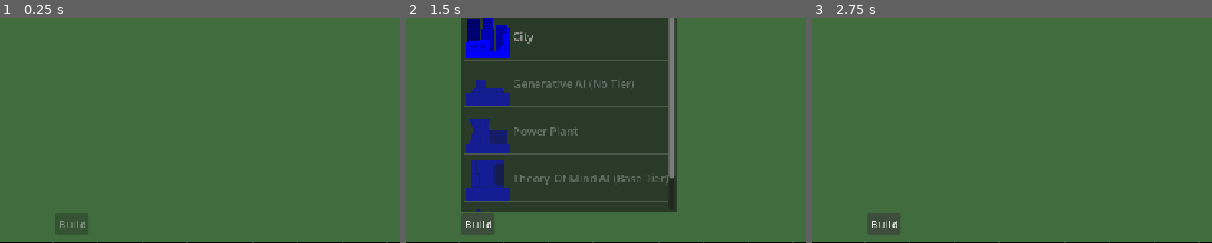
Above: before the commit, frames 1-3 (left to right).
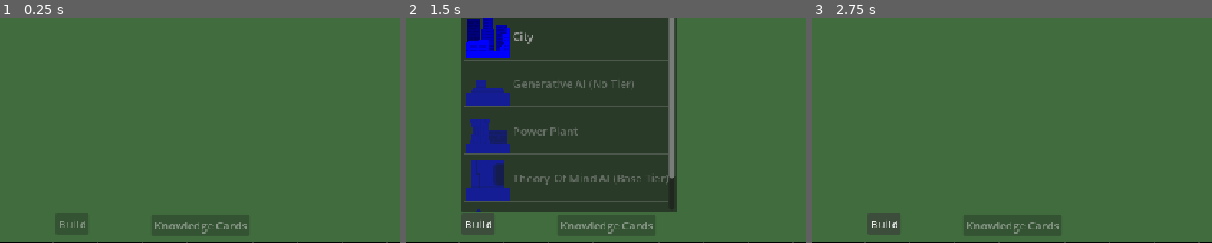
Above: after the commit, the same moments.

Repository: CarlinoCalogero/architect-of-intelligence-board-game
Game: Godot game, scene res://levels/board.tscn
Two runs of this game, one before a commit and one after it. Both use one fixed random seed, a clock stepped at 60 frames per second and the inputs below.
Inputs (mouse positions are % of the whole screen's width and height, from its top left):
- Up to frame 1 (0.25 s): no input
- Up to frame 2 (1.5 s): tap Enter at 0.5 s; move the mouse to (72, 45) at 0.52 s; press the mouse at (72, 45) at 0.53 s; release the mouse at (72, 45) at 1.25 s; click "Build" at 1.25 s
- Up to frame 3 (2.75 s): click "Build" at 2 s
The pictures show only the part of the screen within x 35-85%, y 49-99%; the shares and areas given below are measured in that part.

The runs differ from the first frame. In frame 1, 2.0% of the frame differs, in the area x 38-63%, y 87-97%; in frame 2, 2.0%; in frame 3, 2.0%.

Commit message:
+ùutility visibility refactor

Diff:
--- a/managers/game_manager.gd
+++ b/managers/game_manager.gd
@@ -1,8 +1,7 @@
 extends Node
 
 signal player_changed(new_player_index: int, player_color: PlayerColorResource)
-signal local_player_turn_started
-signal local_player_turn_ended
+signal set_build_utility_disabled_requested(is_disabled: bool)
 signal buidable_structure_disabled(structure_keys: Array[String])
 signal game_resource_changed(game_resource: GameResource, new_value: float)
 signal build_structure_requested(player_index: int, structure_type: StructureResource)
@@ -10,8 +9,9 @@
 signal push_notification_requested(message: String, display_time: float)
 signal hidden_dice_roll_requested(number_of_dice: int)
 signal knowledge_card_changed
-signal toggle_knowledge_card_utility_requested(is_visible: bool)
-signal set_close_button_disabled_requested(is_disabled: bool)
+signal toggle_knowledge_card_desk_requested(is_visible: bool)
+signal set_knowledge_card_desk_close_button_disabled_requested(is_disabled: bool)
+signal set_ui_button_disabled_requested(is_disabled: bool)
 
 @onready var cpu_player_wait_timer: Timer = $CPUPlayerWaitTimer
 @onready var cpu_player_manager: CPUPlayerManager = $CPUPlayerManager
@@ -98,6 +98,9 @@
 func get_current_player_knowledge_cards() -> Array[KnowledgeCardResource]:
 	return game_state_manager.get_player_knowledge_cards(current_player_index)
 
+func get_current_player_built_structure() -> Dictionary[String, Array]:
+	return game_state_manager.get_player_built_structures(current_player_index)
+
 func update_current_player_resource(game_resource: GameResource, value: float) -> void:
 	game_state_manager.update_player_resource(current_player_index, game_resource, value)
 
@@ -197,8 +200,8 @@
 			var is_local_player: bool = current_player_index == local_player_index
 
 			if is_local_player:
-					emit_signal("toggle_knowledge_card_utility_requested", true)
-					emit_signal("set_close_button_disabled_requested", true)
+					emit_signal("toggle_knowledge_card_desk_requested", true)
+					emit_signal("set_knowledge_card_desk_close_button_disabled_requested", true)
 
 			for index in range(max_number_of_knowledge_cards):
 				if is_local_player:
@@ -213,7 +216,7 @@
 				draw_random_knowledge_card()
 
 			if is_local_player:
-				emit_signal("set_close_button_disabled_requested", false)
+				emit_signal("set_knowledge_card_desk_close_button_disabled_requested", false)
 			else:
 				var is_last_player: bool = current_player_index == (game_state_manager.get_number_of_players() - 1)
 				if is_last_player:
@@ -246,7 +249,7 @@
 	if current_player_index == local_player_index:
 		print("Waiting for local player to build a [", text_log, "]...")
 		emit_signal("buidable_structure_disabled", whitelisted_structures)
-		emit_signal("local_player_turn_started")
+		emit_signal("set_build_utility_disabled_requested", false)
 	else:
 		print("[", get_current_player_color().name, "] is placing a  [", text_log, "], please wait...")
 		cpu_player_manager.cpu_player_builds_structure(current_player_index, cpu_player_structure_resource_to_be_built)
@@ -287,7 +290,7 @@
 
 func _on_structure_built_next_setup_turn_phase(next_phase: SetupTurnPhaseSubphases):
 	if current_player_index == local_player_index:
-		emit_signal("local_player_turn_ended")
+		emit_signal("set_build_utility_disabled_requested", true)
 	elif current_player_index == game_state_manager.get_number_of_players() - 1:
 		current_setup_turn_phase_subphases = next_phase
 	_setup_turn_phase()
@@ -335,7 +338,7 @@
 func _on_cpu_player_manager_roll_dice_requested(_player_index: int, dice_amount: int) -> void:
 	emit_signal("hidden_dice_roll_requested", dice_amount)
 
-func on_knowledge_card_utility_closed():
+func on_knowledge_card_desk_closed():
 	if current_state == GamePhase.SETUP_TURN:
 		match current_setup_turn_phase_subphases:
 			SetupTurnPhaseSubphases.KNOWLEDGE_CARDS_DRAW:
--- a/managers/game_manager.tscn
+++ b/managers/game_manager.tscn
@@ -2,6 +2,7 @@
 
 [ext_resource type="Script" uid="uid://dntsyfwpldtvd" path="res://managers/game_manager.gd" id="1_atyjh"]
 [ext_resource type="PackedScene" uid="uid://bgtuaal65u53c" path="res://managers/cpu_player_manager.tscn" id="2_8647g"]
+[ext_resource type="PackedScene" uid="uid://cyqdrtaoegabj" path="res://managers/turn_manager.tscn" id="3_n15wl"]
 
 [node name="GameManager" type="Node" unique_id=248288835]
 script = ExtResource("1_atyjh")
@@ -10,5 +11,7 @@
 
 [node name="CPUPlayerManager" parent="." unique_id=66729122 instance=ExtResource("2_8647g")]
 
+[node name="TurnManager" parent="." unique_id=1209846075 instance=ExtResource("3_n15wl")]
+
 [connection signal="build_structure_requested" from="CPUPlayerManager" to="." method="_on_cpu_player_manager_build_structure_requested"]
 [connection signal="roll_dice_requested" from="CPUPlayerManager" to="." method="_on_cpu_player_manager_roll_dice_requested"]
--- a/managers/player_state_manager.gd
+++ b/managers/player_state_manager.gd
@@ -3,7 +3,7 @@
 
 var player_color: PlayerColorResource
 var player_resources: Dictionary[String, float]
-var built_structures: Dictionary[String, Array] = {}
+var built_structures: Dictionary[String, Array] = {} # Dictionary[String, Array[BuiltData]
 var knowledge_cards: Array[KnowledgeCardResource]
 
 var last_built_structure_type: StructureResource
--- /dev/null
+++ b/managers/turn_manager.gd
@@ -0,0 +1,15 @@
+class_name TurnManager
+extends Node
+
+enum TurnPhase {
+	IDLE,
+	HARVEST_RESOURCES
+}
+
+var current_turn_phase: TurnPhase = TurnPhase.IDLE
+
+func start_game_session():
+	_change_phase(TurnPhase.HARVEST_RESOURCES)
+
+func _change_phase(new_phase: TurnPhase) -> void:
+	pass
--- /dev/null
+++ b/managers/turn_manager.tscn
@@ -0,0 +1,6 @@
+[gd_scene format=3 uid="uid://cyqdrtaoegabj"]
+
+[ext_resource type="Script" uid="uid://lhnopq43tovl" path="res://managers/turn_manager.gd" id="1_7ss4c"]
+
+[node name="TurnManager" type="Node" unique_id=1209846075]
+script = ExtResource("1_7ss4c")
--- a/system/build_utility.gd
+++ b/system/build_utility.gd
@@ -14,15 +14,15 @@
 	assert(grid_placememt_system, "No active placement system")
 
 	GameManager.player_changed.connect(_on_player_changed)
-	GameManager.local_player_turn_started.connect(_on_local_player_turn_started)
-	GameManager.local_player_turn_ended.connect(_on_local_player_turn_ended)
+	GameManager.set_build_utility_disabled_requested.connect(_on_set_build_utility_disabled_requested)
 	GameManager.buidable_structure_disabled.connect(_on_buidable_structure_disabled)
 	GameManager.build_structure_requested.connect(_on_build_structure_requested)
+	GameManager.set_ui_button_disabled_requested.connect(_on_set_ui_button_disabled_requested)
 
 	grid_placememt_system.structure_built.connect(_on_structure_built)
 
 	_populate_item_list()
-	_on_local_player_turn_ended()
+	_set_utility_disabled(true)
 
 # -- UTILITY
 
@@ -45,8 +45,8 @@
 	for i in range(item_list.item_count):
 		item_list.set_item_icon_modulate(i, current_building_color)
 
-func toggle_structures_item_list():
-	item_list.visible = not item_list.visible
+func _toggle_structures_item_list(is_next_visible: bool):
+	item_list.visible = is_next_visible
 
 func set_buildable_structure_subset(structure_keys: Array[String]):
 	for available_structure_key in current_buildable_structures:
@@ -55,8 +55,14 @@
 func _reset():
 	last_built_item_index = -1
 
+func _set_utility_disabled(is_disabled: bool):
+	# Only close if we need to disable, if we enable do not show it
+	if is_disabled:
+		_toggle_structures_item_list(not is_disabled)
+	button.disabled = is_disabled
+
 func _on_button_pressed() -> void:
-	toggle_structures_item_list()
+	_toggle_structures_item_list(not item_list.visible)
 
 func _on_item_list_item_clicked(index: int, _at_position: Vector2, _mouse_button_index: int) -> void:
 	last_built_item_index = index
@@ -87,13 +93,6 @@
 	grid_placememt_system.set_building_color(current_building_color)
 	_change_buildings_color()
 
-func _on_local_player_turn_started():
-	button.disabled = false
-
-func _on_local_player_turn_ended():
-	item_list.hide()
-	button.disabled = true
-
 func _on_buidable_structure_disabled(structure_keys: Array[String]):
 	set_buildable_structure_subset(structure_keys)
 
@@ -103,3 +102,9 @@
 		return
 	last_built_item_index = structure_type_index
 	grid_placememt_system.place_random_building(structure_type.texture)
+
+func _on_set_build_utility_disabled_requested(is_disabled: bool):
+	_set_utility_disabled(is_disabled)
+
+func _on_set_ui_button_disabled_requested(is_disabled: bool):
+	_set_utility_disabled(is_disabled)
--- a/system/dice_roll_utility.gd
+++ b/system/dice_roll_utility.gd
@@ -10,6 +10,7 @@
 
 	GameManager.dice_roll_requested.connect(_on_dice_roll_requested)
 	GameManager.hidden_dice_roll_requested.connect(_on_hidden_dice_roll_requested)
+	GameManager.set_ui_button_disabled_requested.connect(_on_set_ui_button_disabled_requested)
 
 func roll_dice(number_of_dice: int) -> Array[int]:
 	var results: Array[int] = []
@@ -29,6 +30,9 @@
 	var rolls: Array[int] = roll_dice(number_of_dice_to_roll)
 	GameManager.on_dice_rolled(rolls)
 
+func _set_utility_disabled(is_disabled: bool):
+	self.visible = is_disabled
+
 func _on_button_pressed() -> void:
 	self.hide() # this is important here
 	_do_roll()
@@ -39,3 +43,6 @@
 func _on_hidden_dice_roll_requested(number_of_dice: int):
 	number_of_dice_to_roll = number_of_dice
 	_do_roll()
+
+func _on_set_ui_button_disabled_requested(is_disabled: bool):
+	_set_utility_disabled(is_disabled)
--- a/system/knowledge_card_utility.gd
+++ b/system/knowledge_card_utility.gd
@@ -1,24 +1,27 @@
 class_name KnowledgeCardUtility
 extends Control
 
+@onready var open_knowledge_cards_desk_button: Button = $OpenKnowledgeCardsDeskButton
+@onready var knowledge_cards_desk: Control = $KnowledgeCardsDesk
 @onready var knowledge_card_components: Array[KnowledgeCardComponent] = [
-	$VBoxContainer/FirstRowHBoxContainer/TopLeftKnowledgeCardComponent,
-	$VBoxContainer/FirstRowHBoxContainer/TopMiddleKnowledgeCardComponent,
-	$VBoxContainer/FirstRowHBoxContainer/TopRightKnowledgeCardComponent,
-	$VBoxContainer/SecondRowHBoxContainer/BottomLeftKnowledgeCardComponent,
-	$VBoxContainer/SecondRowHBoxContainer/BottomRightKnowledgeCardComponent
+	$KnowledgeCardsDesk/VBoxContainer/FirstRowHBoxContainer/TopLeftKnowledgeCardComponent,
+	$KnowledgeCardsDesk/VBoxContainer/FirstRowHBoxContainer/TopMiddleKnowledgeCardComponent,
+	$KnowledgeCardsDesk/VBoxContainer/FirstRowHBoxContainer/TopRightKnowledgeCardComponent,
+	$KnowledgeCardsDesk/VBoxContainer/SecondRowHBoxContainer/BottomLeftKnowledgeCardComponent,
+	$KnowledgeCardsDesk/VBoxContainer/SecondRowHBoxContainer/BottomRightKnowledgeCardComponent
 ]
 
-@onready var close_button: Button = $CloseButton
+@onready var knowledge_cards_desk_close_button: Button = $KnowledgeCardsDesk/KnowledgeCardsDeskCloseButton
 
 
 func _ready():
 	GameManager.knowledge_card_changed.connect(_update_knowledge_cards)
-	GameManager.toggle_knowledge_card_utility_requested.connect(_toggle_visibility)
-	GameManager.set_close_button_disabled_requested.connect(_set_close_button_disabled)
+	GameManager.toggle_knowledge_card_desk_requested.connect(_toggle_knowledge_cards_desk_visibility)
+	GameManager.set_knowledge_card_desk_close_button_disabled_requested.connect(_set_knowledge_card_desk_close_button_disabled)
+	GameManager.set_ui_button_disabled_requested.connect(_on_set_ui_button_disabled_requested)
 
 	_populate_knowledge_card_components()
-	self.hide()
+	_set_utility_disabled(true)
 
 func _populate_knowledge_card_components():
 	var player_knowledge_cards: Array[KnowledgeCardResource] = GameManager.get_local_player_knowledge_cards()
@@ -33,12 +36,26 @@
 func _update_knowledge_cards():
 	_populate_knowledge_card_components()
 
-func _toggle_visibility(is_next_visible: bool):
-	self.visible = is_next_visible
+func _set_utility_disabled(is_disabled: bool):
+	_toggle_knowledge_cards_desk_visibility(not is_disabled)
+	open_knowledge_cards_desk_button.disabled = is_disabled
 
-func _set_close_button_disabled(is_disabled: bool):
-	close_button.disabled = is_disabled
+func _set_knowledge_card_desk_close_button_disabled(is_disabled: bool):
+	knowledge_cards_desk_close_button.disabled = is_disabled
+
+func _toggle_knowledge_cards_desk_visibility(is_next_visible: bool):
+	knowledge_cards_desk.visible = is_next_visible
+	knowledge_cards_desk_close_button.visible = is_next_visible
+	_set_knowledge_card_desk_close_button_disabled(not is_next_visible)
+
+	open_knowledge_cards_desk_button.visible = not is_next_visible
 
 func _on_close_button_pressed() -> void:
-	self.hide() # this is important here
-	GameManager.on_knowledge_card_utility_closed()
+	_toggle_knowledge_cards_desk_visibility(false) # this is important here
+	GameManager.on_knowledge_card_desk_closed()
+
+func _on_open_knowledge_cards_desk_button_pressed() -> void:
+	_toggle_knowledge_cards_desk_visibility(true)
+
+func _on_set_ui_button_disabled_requested(is_disabled: bool):
+	_set_utility_disabled(is_disabled)
--- a/system/knowledge_card_utility.tscn
+++ b/system/knowledge_card_utility.tscn
@@ -10,9 +10,28 @@
 anchor_bottom = 1.0
 grow_horizontal = 2
 grow_vertical = 2
+mouse_filter = 2
 script = ExtResource("1_mxnph")
 
-[node name="ColorRect" type="ColorRect" parent="." unique_id=2056701140]
+[node name="OpenKnowledgeCardsDeskButton" type="Button" parent="." unique_id=361143857]
+layout_mode = 0
+offset_left = 621.0
+offset_top = 600.0
+offset_right = 763.0
+offset_bottom = 631.0
+mouse_default_cursor_shape = 2
+text = "Knowledge Cards"
+
+[node name="KnowledgeCardsDesk" type="Control" parent="." unique_id=1065394280]
+layout_mode = 1
+anchors_preset = 15
+anchor_right = 1.0
+anchor_bottom = 1.0
+grow_horizontal = 2
+grow_vertical = 2
+metadata/_edit_use_anchors_ = true
+
+[node name="ColorRect" type="ColorRect" parent="KnowledgeCardsDesk" unique_id=2056701140]
 layout_mode = 1
 anchors_preset = 15
 anchor_right = 1.0
@@ -22,7 +41,7 @@
 color = Color(0, 0, 0, 0.68235296)
 metadata/_edit_use_anchors_ = true
 
-[node name="VBoxContainer" type="VBoxContainer" parent="." unique_id=506480487]
+[node name="VBoxContainer" type="VBoxContainer" parent="KnowledgeCardsDesk" unique_id=506480487]
 layout_mode = 1
 anchors_preset = 15
 anchor_right = 1.0
@@ -31,42 +50,42 @@
 grow_vertical = 2
 metadata/_edit_use_anchors_ = true
 
-[node name="FirstRowHBoxContainer" type="HBoxContainer" parent="VBoxContainer" unique_id=1248666286]
+[node name="FirstRowHBoxContainer" type="HBoxContainer" parent="KnowledgeCardsDesk/VBoxContainer" unique_id=1248666286]
 layout_mode = 2
 size_flags_vertical = 3
 alignment = 1
 
-[node name="TopLeftKnowledgeCardComponent" parent="VBoxContainer/FirstRowHBoxContainer" unique_id=404188622 instance=ExtResource("2_p5ce3")]
+[node name="TopLeftKnowledgeCardComponent" parent="KnowledgeCardsDesk/VBoxContainer/FirstRowHBoxContainer" unique_id=404188622 instance=ExtResource("2_p5ce3")]
 layout_mode = 2
 expand_mode = 2
 stretch_mode = 4
 
-[node name="TopMiddleKnowledgeCardComponent" parent="VBoxContainer/FirstRowHBoxContainer" unique_id=744318004 instance=ExtResource("2_p5ce3")]
+[node name="TopMiddleKnowledgeCardComponent" parent="KnowledgeCardsDesk/VBoxContainer/FirstRowHBoxContainer" unique_id=744318004 instance=ExtResource("2_p5ce3")]
 layout_mode = 2
 expand_mode = 2
 stretch_mode = 4
 
-[node name="TopRightKnowledgeCardComponent" parent="VBoxContainer/FirstRowHBoxContainer" unique_id=153961975 instance=ExtResource("2_p5ce3")]
+[node name="TopRightKnowledgeCardComponent" parent="KnowledgeCardsDesk/VBoxContainer/FirstRowHBoxContainer" unique_id=153961975 instance=ExtResource("2_p5ce3")]
 layout_mode = 2
 expand_mode = 2
 stretch_mode = 4
 
-[node name="SecondRowHBoxContainer" type="HBoxContainer" parent="VBoxContainer" unique_id=221608183]
+[node name="SecondRowHBoxContainer" type="HBoxContainer" parent="KnowledgeCardsDesk/VBoxContainer" unique_id=221608183]
 layout_mode = 2
 size_flags_vertical = 3
 alignment = 1
 
-[node name="BottomLeftKnowledgeCardComponent" parent="VBoxContainer/SecondRowHBoxContainer" unique_id=1634492637 instance=ExtResource("2_p5ce3")]
+[node name="BottomLeftKnowledgeCardComponent" parent="KnowledgeCardsDesk/VBoxContainer/SecondRowHBoxContainer" unique_id=1634492637 instance=ExtResource("2_p5ce3")]
 layout_mode = 2
 expand_mode = 2
 stretch_mode = 4
 
-[node name="BottomRightKnowledgeCardComponent" parent="VBoxContainer/SecondRowHBoxContainer" unique_id=867050662 instance=ExtResource("2_p5ce3")]
+[node name="BottomRightKnowledgeCardComponent" parent="KnowledgeCardsDesk/VBoxContainer/SecondRowHBoxContainer" unique_id=867050662 instance=ExtResource("2_p5ce3")]
 layout_mode = 2
 expand_mode = 2
 stretch_mode = 4
 
-[node name="CloseButton" type="Button" parent="." unique_id=1033900605]
+[node name="KnowledgeCardsDeskCloseButton" type="Button" parent="KnowledgeCardsDesk" unique_id=1033900605]
 layout_mode = 1
 anchors_preset = 1
 anchor_left = 1.0
@@ -76,4 +95,5 @@
 grow_horizontal = 0
 text = "Close"
 
-[connection signal="pressed" from="CloseButton" to="." method="_on_close_button_pressed"]
+[connection signal="pressed" from="OpenKnowledgeCardsDeskButton" to="." method="_on_open_knowledge_cards_desk_button_pressed"]
+[connection signal="pressed" from="KnowledgeCardsDesk/KnowledgeCardsDeskCloseButton" to="." method="_on_close_button_pressed"]
Not shown, added: managers/turn_manager.gd.uid
